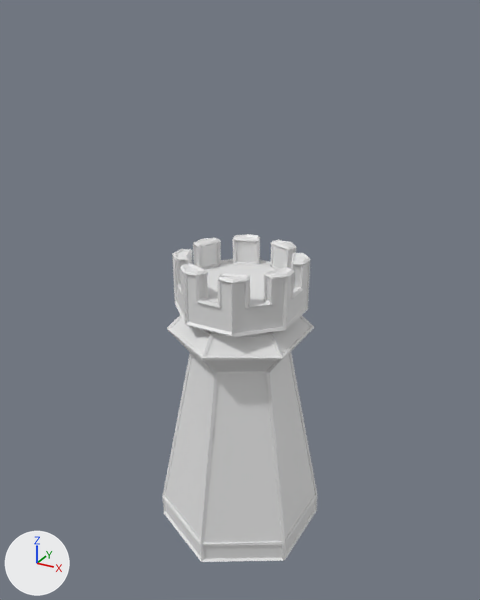
One commit to the OBJ model public/chess-pieces/chess-pieces-3d.obj: the scene before it, then after it.
Before and after are seen from a 50 mm camera at (1.35, -2.46, 2.46) aimed at (-0.01, 0.01, 1.22). Arrows for +X, +Y and +Z are at lower left; the lights stay in place. Where no turn or scale is listed for an object, it has been applied to the vertices.

The scene before the commit, as lines of its bpy script (objects in view):
```python
me_2_rook = bpy.data.meshes.new('2_rook')
me_2_rook.from_pydata(...)  # 124 vertices, 183 faces; spans x -0.347..0.345, y -0.393..0.392, z 0.0..1.439
me_2_rook_line = bpy.data.meshes.new('2_rook_line')
me_2_rook_line.from_pydata(...)  # 991 vertices, 1624 faces; spans x -0.357..0.356, y -0.403..0.401, z -0.01..1.449
ob_2_rook = bpy.data.objects.new('2_rook', me_2_rook)
ob_2_rook.location = (0.0, 0.0, 0.0)
ob_2_rook_line = bpy.data.objects.new('2_rook_line', me_2_rook_line)
ob_2_rook_line.location = (0.0, 0.0, 0.0)
```
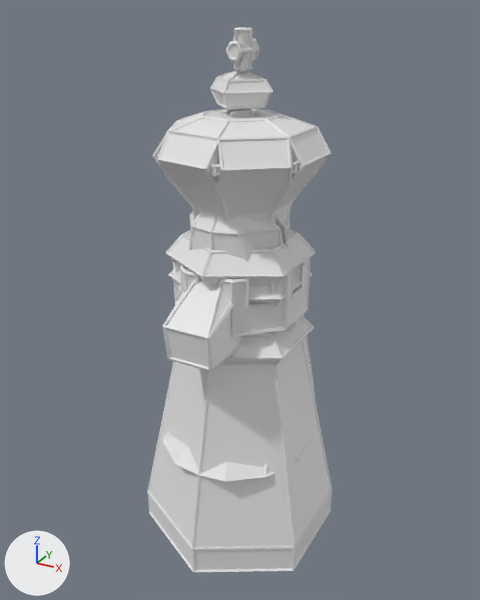
Location of each change, (x1, y1, x2, y2) in pixels of the pictures (480 x 600 px):
'6_king', added
    after: (149, 31, 330, 570)
'6_king_line', added
    after: (147, 27, 332, 573)
'3_knight', added
    after: (166, 280, 310, 478)
'4_bishop', added
    after: (191, 211, 289, 259)
'3_knight_line', added
    after: (162, 280, 316, 483)
'5_queen', added
    after: (172, 109, 300, 305)
'4_bishop_line', added
    after: (188, 210, 290, 337)
'5_queen_line', added
    after: (157, 109, 313, 307)
'2_rook', unchanged, covered by the edit
    before: (165, 237, 315, 559)
    after: (176, 263, 310, 365)
'2_rook_line', unchanged, covered by the edit
    before: (162, 234, 318, 562)
    after: (173, 258, 314, 367)

What changed in the scene script:
```text
Add me_6_king_line:
    me_6_king_line.from_pydata(...)  # 1052 vertices, 1824 faces; spans x -0.42..0.42, y -0.48..0.48, z -0.01..2.39
Add me_6_king:
    me_6_king.from_pydata(...)  # 127 vertices, 223 faces; spans x -0.42..0.41, y -0.47..0.47, z 0.0..2.38
Add me_5_queen_line:
    me_5_queen_line.from_pydata(...)  # 1312 vertices, 2216 faces; spans x -0.4..0.4, y -0.46..0.46, z -0.01..2.11
Add me_5_queen:
    me_5_queen.from_pydata(...)  # 164 vertices, 281 faces; spans x -0.4..0.39, y -0.45..0.45, z 0.0..2.11
Add me_4_bishop_line:
    me_4_bishop_line.from_pydata(...)  # 788 vertices, 1376 faces; spans x -0.36..0.36, y -0.41..0.41, z -0.01..1.93
Add me_4_bishop:
    me_4_bishop.from_pydata(...)  # 99 vertices, 173 faces; spans x -0.36..0.35, y -0.4..0.4, z 0.0..1.93
Add me_3_knight_line:
    me_3_knight_line.from_pydata(...)  # 720 vertices, 1208 faces; spans x -0.4..0.4, y -0.46..0.45, z -0.01..1.63
Add me_3_knight:
    me_3_knight.from_pydata(...)  # 97 vertices, 172 faces; spans x -0.39..0.39, y -0.45..0.44, z 0.0..1.62
Add ob_6_king_line:
    ob_6_king_line = bpy.data.objects.new('6_king_line', me_6_king_line)
    ob_6_king_line.location = (0.0, 0.0, 0.0)
Add ob_6_king:
    ob_6_king = bpy.data.objects.new('6_king', me_6_king)
    ob_6_king.location = (0.0, 0.0, 0.0)
Add ob_5_queen_line:
    ob_5_queen_line = bpy.data.objects.new('5_queen_line', me_5_queen_line)
    ob_5_queen_line.location = (0.0, 0.0, 0.0)
Add ob_5_queen:
    ob_5_queen = bpy.data.objects.new('5_queen', me_5_queen)
    ob_5_queen.location = (0.0, 0.0, 0.0)
Add ob_4_bishop_line:
    ob_4_bishop_line = bpy.data.objects.new('4_bishop_line', me_4_bishop_line)
    ob_4_bishop_line.location = (0.0, 0.0, 0.0)
Add ob_4_bishop:
    ob_4_bishop = bpy.data.objects.new('4_bishop', me_4_bishop)
    ob_4_bishop.location = (0.0, 0.0, 0.0)
Add ob_3_knight_line:
    ob_3_knight_line = bpy.data.objects.new('3_knight_line', me_3_knight_line)
    ob_3_knight_line.location = (0.0, 0.0, 0.0)
Add ob_3_knight:
    ob_3_knight = bpy.data.objects.new('3_knight', me_3_knight)
    ob_3_knight.location = (0.0, 0.0, 0.0)
```
